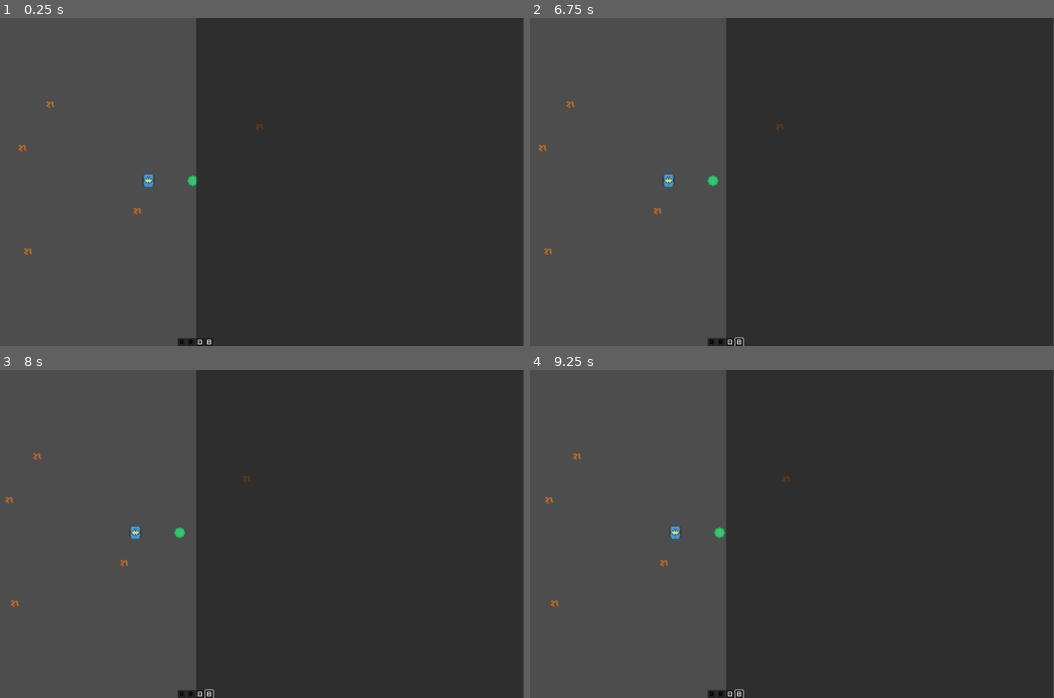
Above: before the commit, frames 1-4 (two rows, left to right).
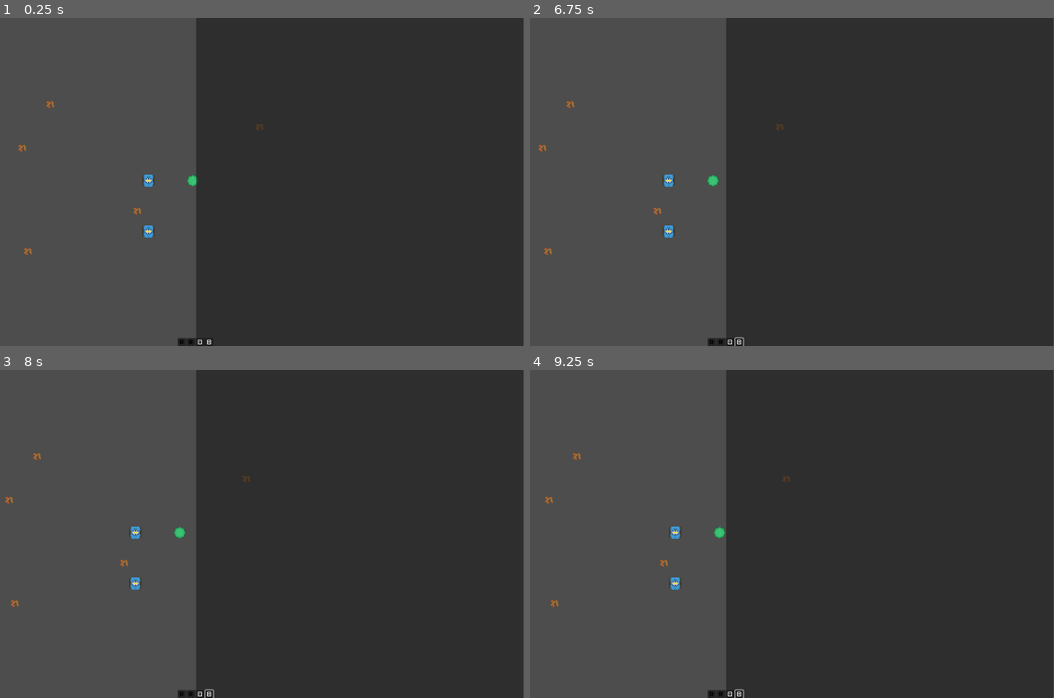
Above: after the commit, the same moments.

Repository: tefla/SpecialCirumstances
Game: Godot game, scene res://Game.tscn
The game is run twice, just before and just after one commit, with the same random seed, the same clock (stepped at 60 frames per second) and the same inputs.
Inputs (mouse positions are in pixels of both pictures, inside the frame that each line leads up to):
- Up to frame 1 (0.25 s): no input
- Up to frame 2 (6.75 s): click (713, 342) at 0.5 s; click (713, 342) at 1.25 s; click (729, 342) at 2 s; click (729, 342) at 2.75 s; click (718, 342) at 3.5 s; click (739, 342) at 4.25 s; tap Enter at 5 s; drag from (676, 182) to (582, 103) at 5.02 s; drag from (592, 198) to (582, 103) at 5.77 s; move the mouse to (792, 109) at 6.52 s; hold D (RightKey) from 6.53 s (still down); tap 2 (MouseModeSingle) at 6.6 s
- Up to frame 3 (8 s): release D (RightKey) at 7.25 s; tap Space at 7.25 s; drag from (162, 599) to (251, 478) at 7.27 s
- Up to frame 4 (9.25 s): tap Enter at 8 s; move the mouse to (923, 583) at 8.02 s; hold A (LeftKey) 8.03-8.75 s; tap Mouse wheel down (ZoomOut) at 8.1 s; tap Space at 8.75 s; drag from (outside the picture) to (781, 478) at 8.77 s

The runs differ from the first frame. In frame 1, less than 0.1% of the frame differs, in the area x 27-30%, y 63-67%; in frame 2, less than 0.1%; in frame 3, less than 0.1%; in frame 4, less than 0.1%.

Commit message:
multi units

Diff:
--- a/Game.tscn
+++ b/Game.tscn
@@ -39,6 +39,9 @@
 [node name="Unit" parent="." instance=ExtResource("5_gj66s")]
 position = Vector2(-135, 0)
 
+[node name="Unit2" parent="." instance=ExtResource("5_gj66s")]
+position = Vector2(-135, 155)
+
 [node name="NavigationRegion2D" type="NavigationRegion2D" parent="."]
 navigation_polygon = SubResource("NavigationPolygon_488gv")
 
--- a/Tasks/Blocks/baseblock.gd
+++ b/Tasks/Blocks/baseblock.gd
@@ -25,7 +25,7 @@
 		return _task
 	else:
 		var newTask = _task.duplicate()
-		newTask.component = _task.component
+		#newTask.component = _task.component
 		return newTask
 
 func _can_drop_data(at_position: Vector2, data: Variant) -> bool:
--- a/Unit/Component.gd
+++ b/Unit/Component.gd
@@ -1,8 +1,9 @@
 extends Node2D
 class_name Component
 
-@export var entity: Entity
-
+var entity: Entity
+func _ready() -> void:
+	entity = get_parent().get_parent()
 enum ComponentFeatures {
 	NONE = 0,
 	UI_PROVIDER = 1 << 0,
--- a/Unit/Components/Memory/MemoryUI.gd
+++ b/Unit/Components/Memory/MemoryUI.gd
@@ -5,15 +5,15 @@
 var entity: Entity
 
 func _ready() -> void:
-	print(program_editor.root)
-	var root = ResourceLoader.load("user://tree.res")
-	if root is Task:
-		root.entity = entity
-		program_editor.root = root
-		program_editor.redraw()
+	#print(program_editor.root)
+	#var root = ResourceLoader.load("user://tree.res")
+	#if root is Task:
+		#root.entity = entity
+		#program_editor.root = root
+		#program_editor.redraw()
 	pass
 func _on_step_pressed() -> void:
-
+	program_editor.root.entity = entity
 	program_editor.root.start()
 
 	program_editor.root.run()
--- a/Unit/Unit.tscn
+++ b/Unit/Unit.tscn
@@ -31,13 +31,11 @@
 
 [node name="Components" type="Node2D" parent="."]
 
-[node name="CPUComponent" type="Node2D" parent="Components" node_paths=PackedStringArray("entity")]
+[node name="CPUComponent" type="Node2D" parent="Components"]
 script = ExtResource("3_rcme6")
-entity = NodePath("../..")
 
-[node name="MemoryComponent" type="Node2D" parent="Components" node_paths=PackedStringArray("entity")]
+[node name="MemoryComponent" type="Node2D" parent="Components"]
 script = ExtResource("4_7ygos")
-entity = NodePath("../..")
 
 [node name="MotorComponent" parent="Components" instance=ExtResource("6_u8rkh")]
 
Not shown: 1 places in Game.tscn that only renumber resources
Not shown: 1 places in Tasks/Blocks/BlockStatement.tscn that only renumber resources
Not shown: 1 places in Unit/Components/CPU/Repeat/RepeatBlock.tscn that only renumber resources
Not shown: 1 places in Unit/Unit.tscn that only renumber resources
